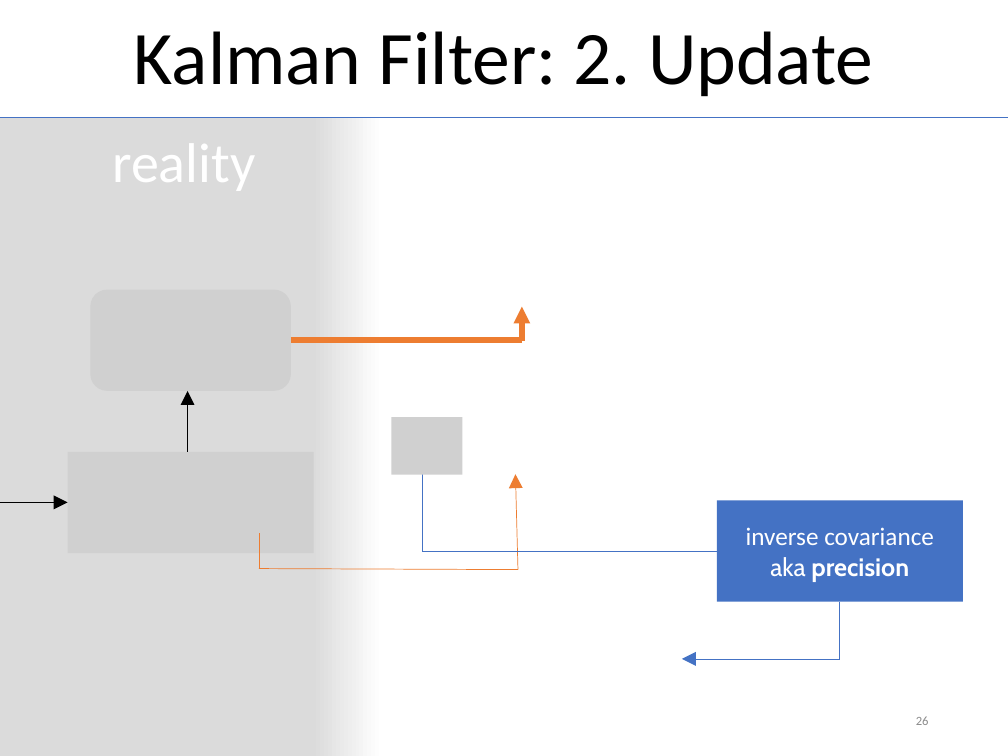
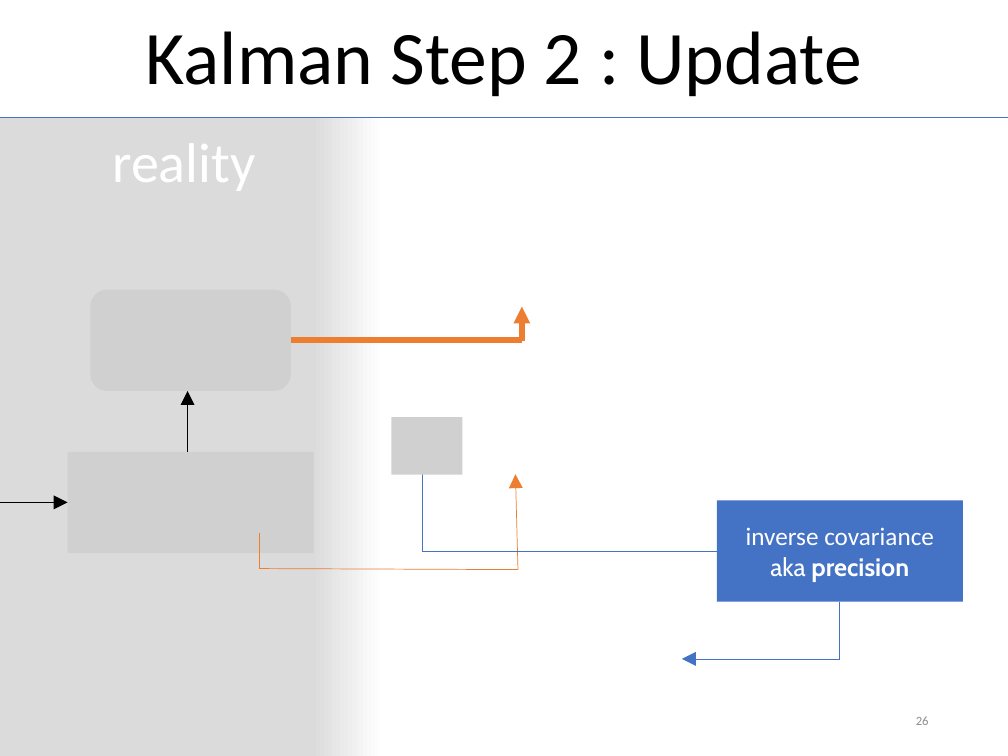
Before and after one commit to MichiHo/flocking, a slide deck: slide 26 of vortrag/ba_seminar_presentation.pptx. Drawn at 1008x756 pixels with LibreOffice and Linux fonts; fonts in the diff are those of the drawing; grey boxes stand for pictures. Boxes give left, top, right and bottom in pixels: in the first picture for what was removed or moved away, otherwise in the second. Text is boxed around its words. In the diff, an @@ line names an element or a change of style, - is before the commit and + after.

```diff
--- a/vortrag/ba_seminar_presentation.pptx
+++ b/vortrag/ba_seminar_presentation.pptx
@@ title at (145,31,862,97): text changed @@
-Kalman Filter: 2. Update
+Kalman Step 2 : Update
```
Also in this commit, not shown: 6 other slides changed, 1 slide removed, 10 other files.
